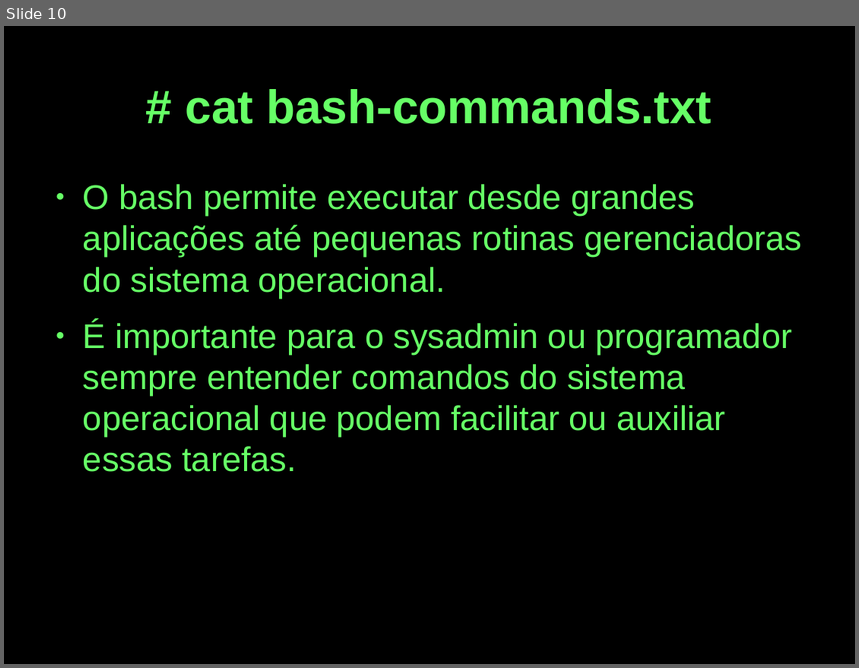
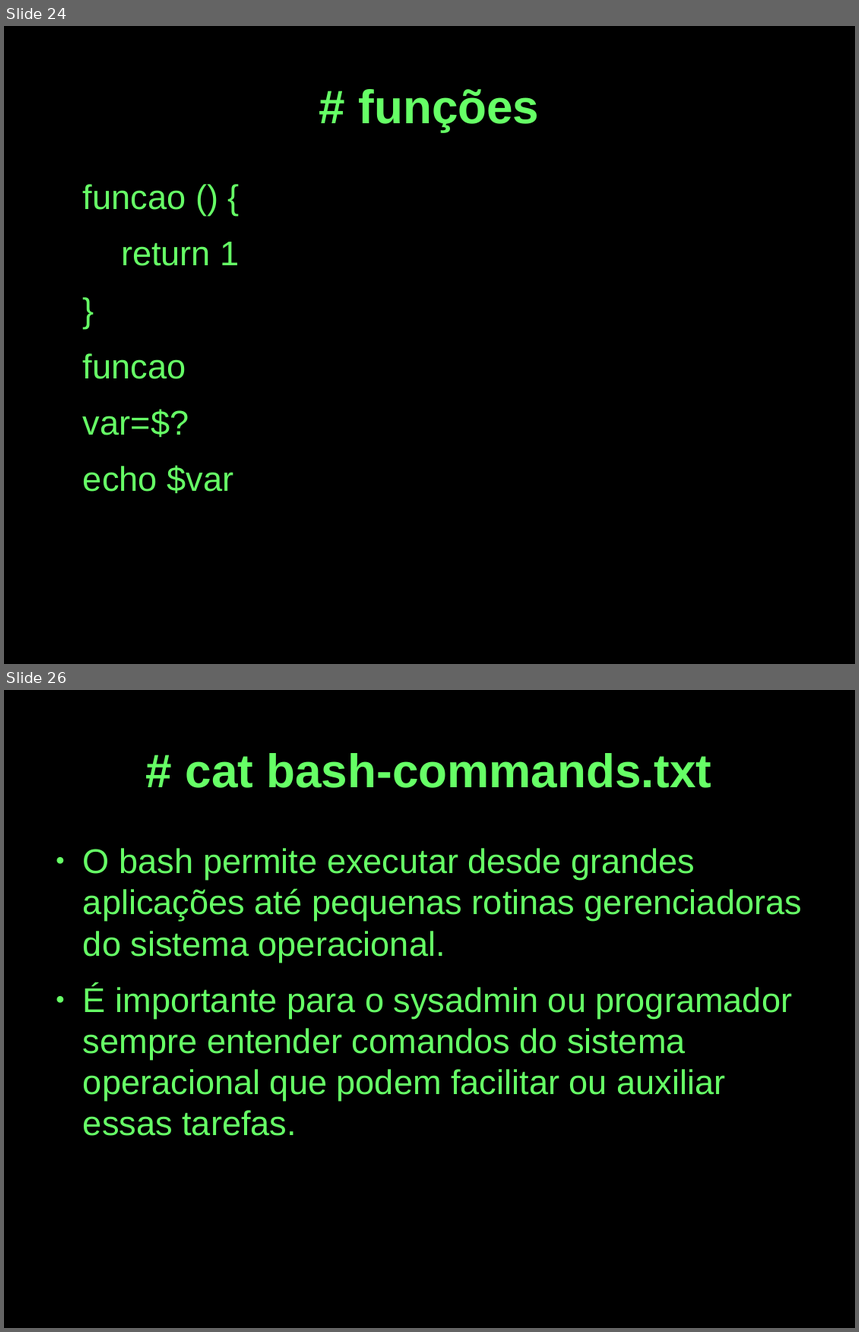
Before and after one commit to cjlcarvalho/presentations, a slide deck: shell-presentation.odp. Shown one above the other, each under a label of ours: slide 10 before the commit, slides 24 and 26 after it; the slides between them are not shown. The pictures are 859x668 and 859x1332 pixels, drawn with LibreOffice and Linux fonts; fonts in the diff are those of the drawing. Boxes give left, top, right and bottom in pixels: in the first picture for what was removed or moved away, otherwise in the second. Text is boxed around its words. In the diff, an @@ line names an element or a change of style, - is before the commit and + after.

```diff
--- a/shell-presentation.odp
+++ b/shell-presentation.odp
@@ slide 24 added at box(4, 26, 855, 664), background #000000 @@
@@ title added at box(359, 89, 540, 132), 44 pt, text #66FF66, bold @@
+# funções
@@ text added at box(83, 184, 239, 493), 32 pt, text #66FF66 @@
+funcao () {
+return 1
+}
+funcao
+var=$?
+echo $var
@@ what was slide 10 is now slide 26 @@
```
Also in this commit, not shown: 1 slide changed, 18 other slides added, 1 slide removed, 2 other files.
